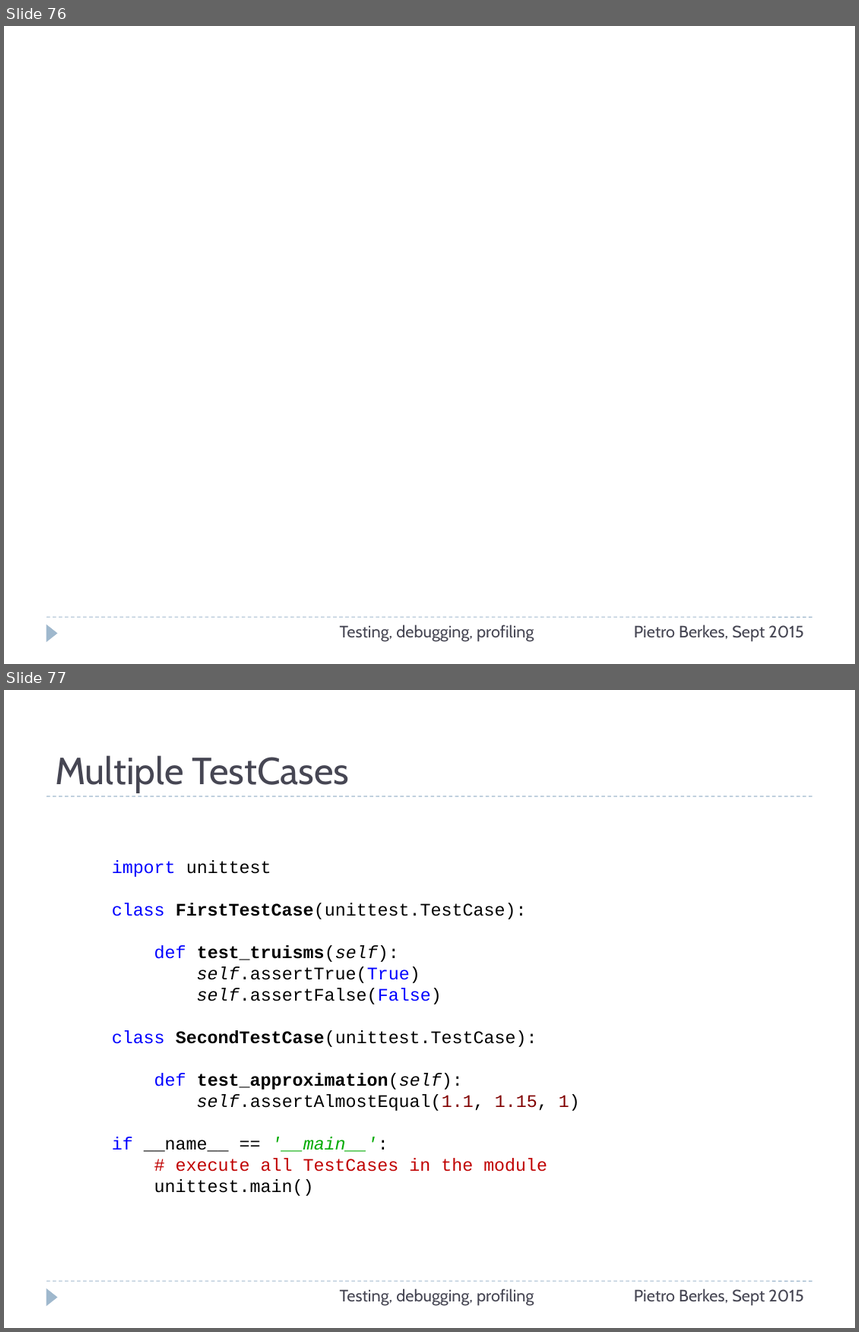
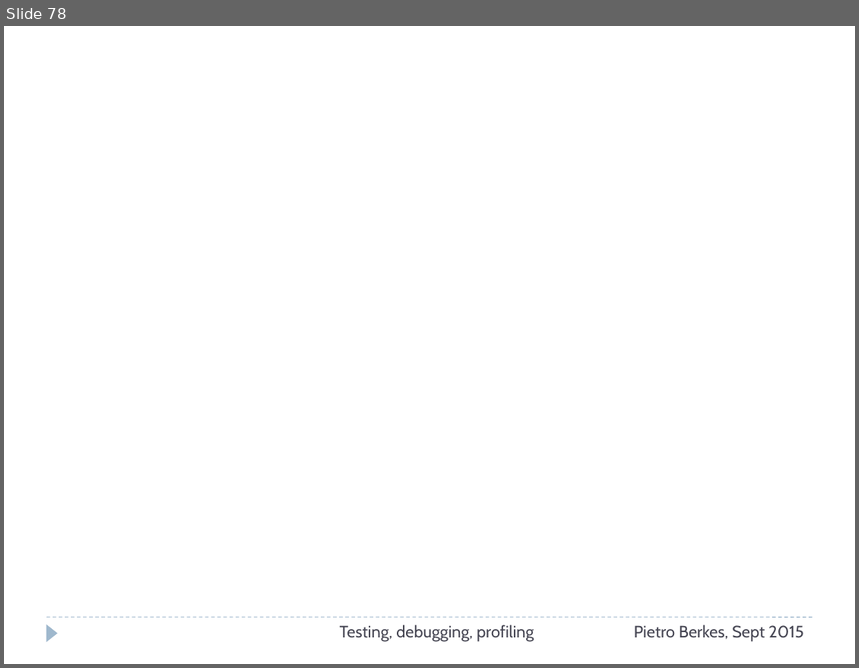
Before and after one commit to ASPP/testing_debugging_profiling, a slide deck: testing-debugging-profiling.pptx. Shown one above the other, each under a label of ours: slides 76 and 77 before the commit, slide 78 after it. The pictures are 859x1332 and 859x668 pixels, drawn with LibreOffice and Linux fonts; fonts in the diff are those of the drawing. Boxes give left, top, right and bottom in pixels: in the first picture for what was removed or moved away, otherwise in the second. Text is boxed around its words. In the diff, an @@ line names an element or a change of style, - is before the commit and + after.

Commit message:
Revise debugging section

```diff
--- a/testing-debugging-profiling.pptx
+++ b/testing-debugging-profiling.pptx
@@ slide 77 removed at <box>4,690,855,1328</box>, background #FFFFFF; not listed: 2 template elements that a slide beside it also shows @@
@@ title removed at <box>55,755,350,792</box> @@
-Multiple TestCases
@@ line removed from (47, 796) to (813, 796) @@
@@ text removed at <box>112,860,580,1196</box> @@
-import unittest
-class FirstTestCase(unittest.TestCase):
-def test_truisms(self):
-self.assertTrue(True)
-self.assertFalse(False)
-class SecondTestCase(unittest.TestCase):
-def test_approximation(self):
-self.assertAlmostEqual(1.1, 1.15, 1)
-if __name__ == '__main__':
-# execute all TestCases in the module
-unittest.main()
@@ text removed at <box>340,1289,534,1306</box> @@
-Testing, debugging, profiling
@@ text removed at <box>634,1289,804,1306</box> @@
-Pietro Berkes, Sept 2015
@@ what was slide 76 is now slide 78 @@
```
Also in this commit, not shown: 4 slides changed, 11 other slides removed, 1 other file.
